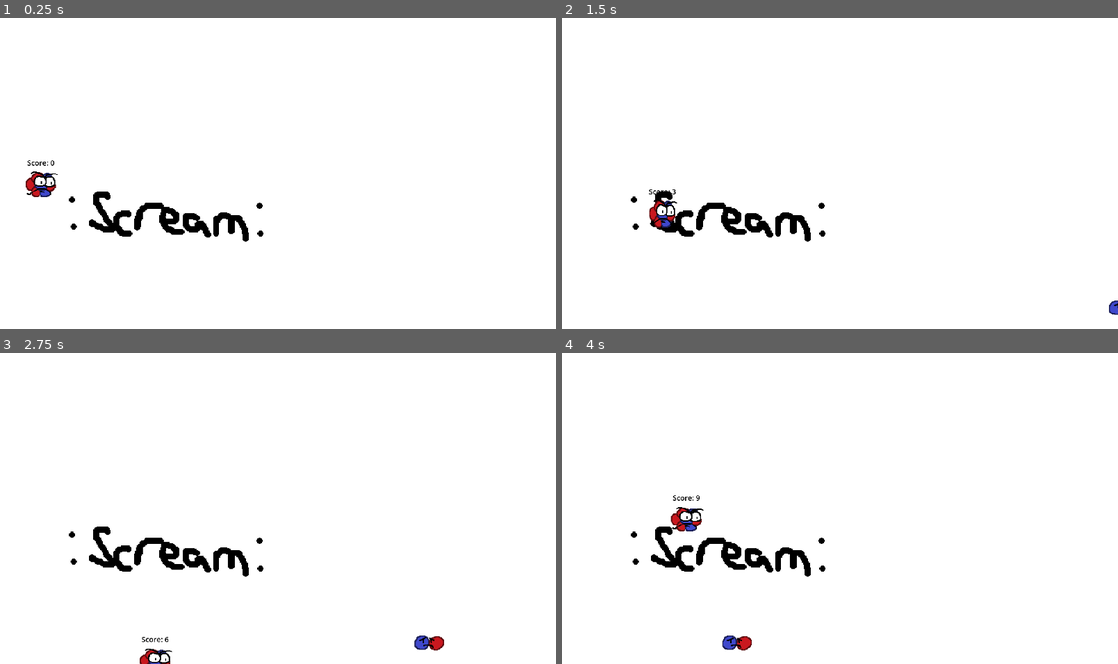
Above: before the commit, frames 1-4 (two rows, left to right).
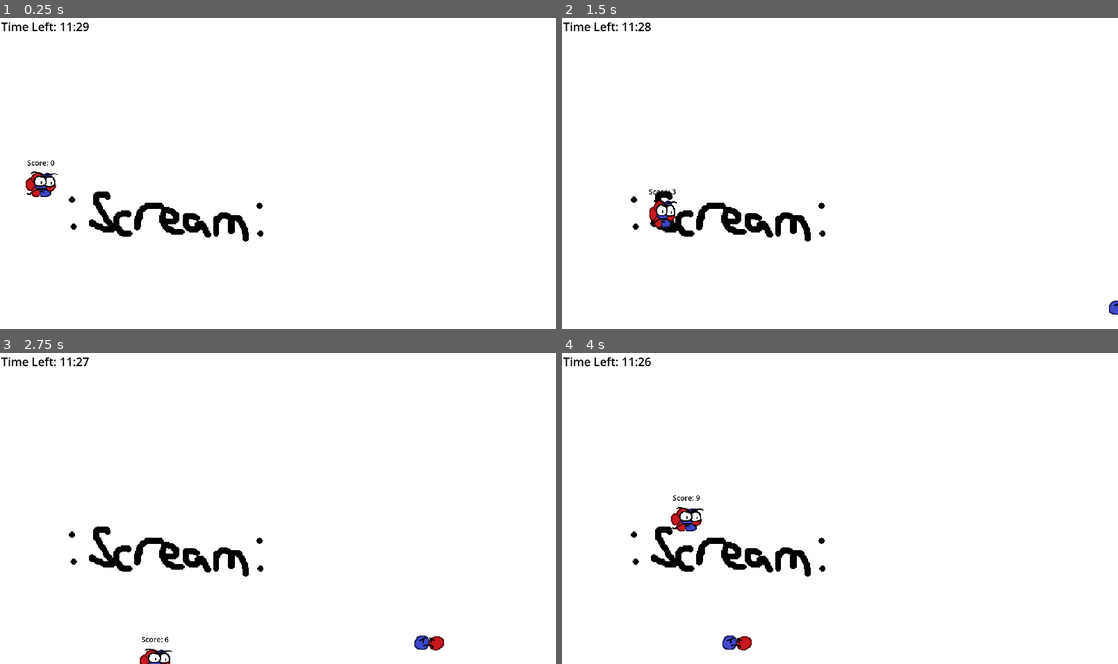
Above: after the commit, the same moments.

Repository: Quill-x/Atom
Game: Godot game, scene res://scenes/Level.tscn
The game is run twice, just before and just after one commit, with the same random seed, the same clock (stepped at 60 frames per second) and the same inputs.
Inputs:
- Up to frame 1 (0.25 s): no input
- Up to frame 2 (1.5 s): hold D (Right) 0.53-1.28 s; hold Shift (Slow) 0.53-1.28 s; hold S (Down) from 1.28 s (still down); tap Shift (Slow) at 1.35 s
- Up to frame 3 (2.75 s): release S (Down) at 2.03 s; hold D (Right) from 2.03 s (still down); hold Shift (Slow) from 2.03 s (still down)
- Up to frame 4 (4 s): release D (Right) at 2.78 s; release Shift (Slow) at 2.78 s; hold Up (Up) 2.78-3.53 s; tap Shift (Slow) at 2.85 s; hold A (Left) from 3.53 s (still down); hold Shift (Slow) from 3.53 s (still down)

The runs differ from the first frame. In frame 1, 0.2% of the frame differs, in the area x 0-16%, y 1-5%; in frame 2, 0.2%; in frame 3, 0.2%; in frame 4, 0.2%.

Commit message:
Added Timer

Diff:
--- a/project.godot
+++ b/project.godot
@@ -14,6 +14,10 @@
 run/main_scene="res://scenes/Level.tscn"
 config/features=PackedStringArray("4.3", "Forward Plus")
 config/icon="res://icon.svg"
+
+[autoload]
+
+GlobalTimer="*res://scenes/timer.gd"
 
 [display]
 
--- a/scenes/Level.tscn
+++ b/scenes/Level.tscn
@@ -6,6 +6,7 @@
 [ext_resource type="Texture2D" uid="uid://bq1an6pgy4v6i" path="res://images/blackBarsForFullScreen.png" id="2_agv44"]
 [ext_resource type="Script" path="res://scenes/wall_detection.gd" id="4_0mxqv"]
 [ext_resource type="AudioStream" uid="uid://c75ahyx5egw0p" path="res://audio/funky_battle.ogg" id="5_h1f6n"]
+[ext_resource type="Script" path="res://scenes/timer_text.gd" id="7_kuq0e"]
 
 [sub_resource type="RectangleShape2D" id="RectangleShape2D_eqigd"]
 size = Vector2(103, 1320)
@@ -19,6 +20,16 @@
 [node name="EpicPlaceholderBackground" type="Sprite2D" parent="."]
 scale = Vector2(3, 3)
 texture = ExtResource("1_1mcdm")
+
+[node name="TimerText" type="Label" parent="."]
+offset_left = -1038.0
+offset_top = -566.0
+offset_right = -932.0
+offset_bottom = -511.0
+theme_override_colors/font_color = Color(0, 0, 0, 1)
+theme_override_font_sizes/font_size = 40
+text = "Time:"
+script = ExtResource("7_kuq0e")
 
 [node name="Player" parent="." instance=ExtResource("1_yqdih")]
 position = Vector2(-902, -5)
--- /dev/null
+++ b/scenes/timer.gd
@@ -0,0 +1,16 @@
+extends Node
+
+var time = 690
+var minutes = 0
+var seconds = 0
+
+func _ready():
+	pass # Replace with function body.
+
+
+func _process(delta):
+	time -= delta
+	minutes = floor(time/60)
+	seconds = fmod(time, 60)
+	if time <= 0:
+		get_tree().quit()
--- /dev/null
+++ b/scenes/timer_text.gd
@@ -0,0 +1,7 @@
+extends Label
+
+func _process(delta):
+	if GlobalTimer.seconds <= 10:
+		text = 'Time Left: ' + str(GlobalTimer.minutes) + ":0" + str(floor(GlobalTimer.seconds))
+	else:
+		text = 'Time Left: ' + str(GlobalTimer.minutes) + ":" + str(floor(GlobalTimer.seconds))
Not shown: 1 places in scenes/Level.tscn that only renumber resources
